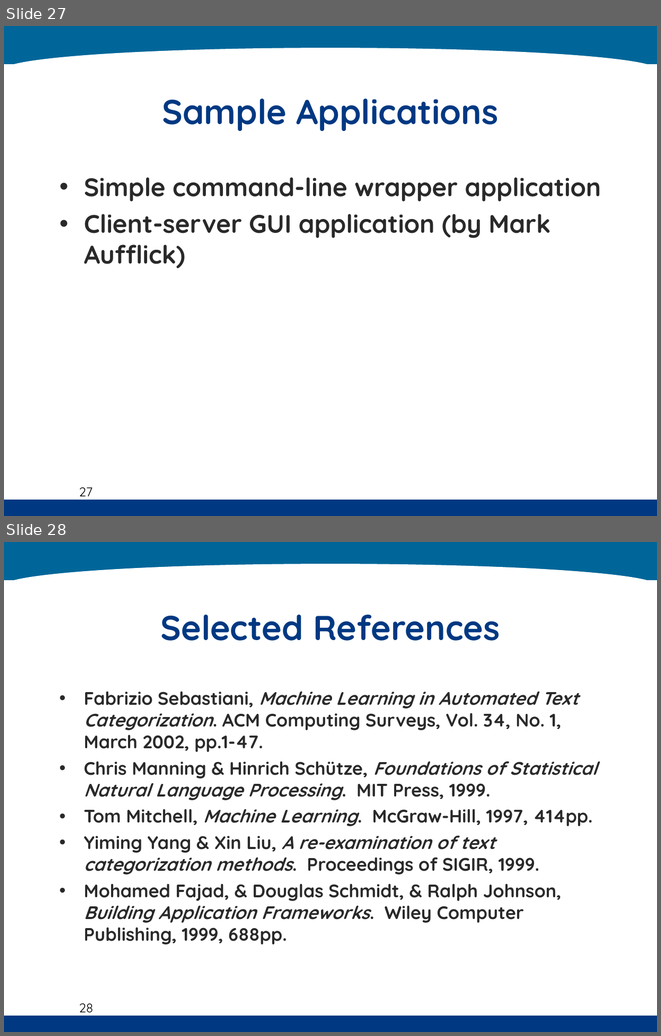
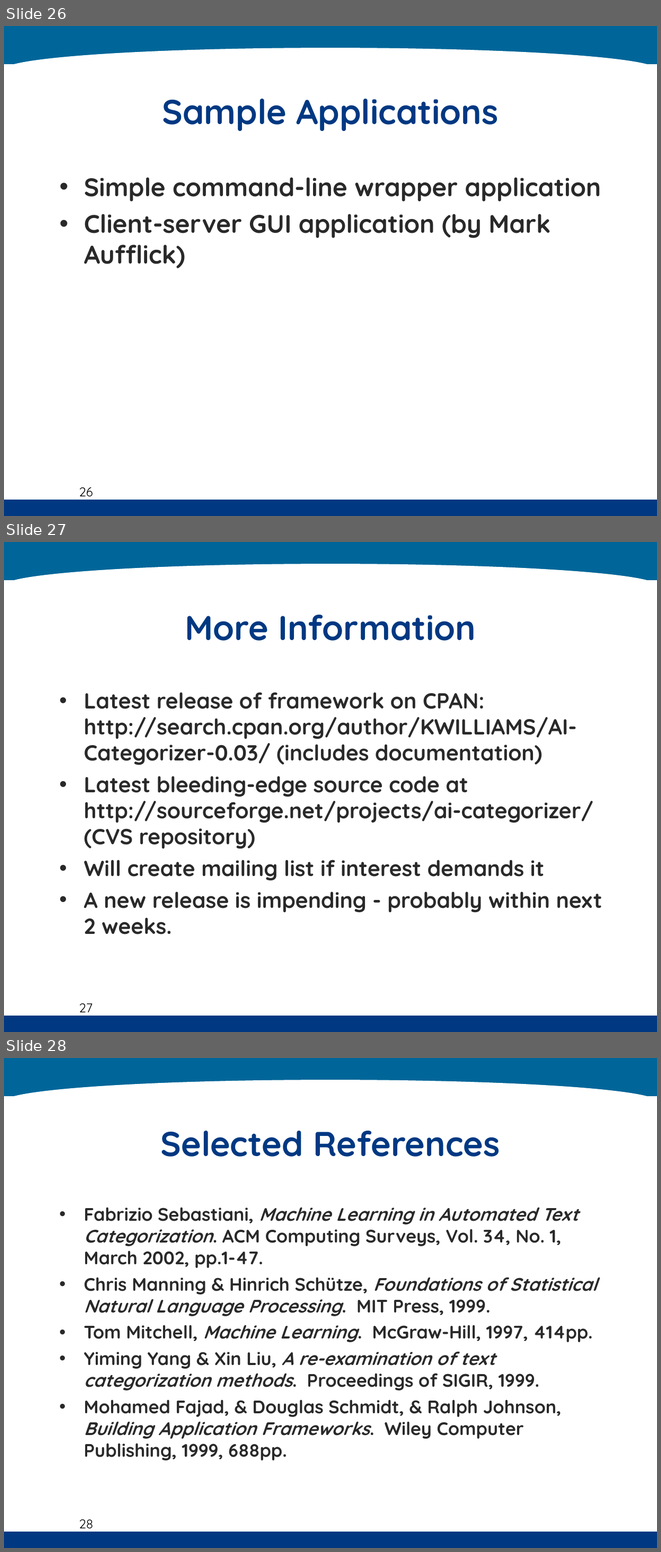
Before and after one commit to kenahoo/tcframe, a slide deck: doc/Thesis Seminar.ppt. Shown one above the other, each under a label of ours: slides 27 and 28 before the commit, slides 26, 27 and 28 after it. The pictures are 661x1036 and 661x1552 pixels, drawn with LibreOffice and Linux fonts; fonts in the diff are those of the drawing; background and template pictures are left out. Boxes give left, top, right and bottom in pixels: in the first picture for what was removed or moved away, otherwise in the second. Text is boxed around its words. In the diff, an @@ line names an element or a change of style, - is before the commit and + after.

```diff
--- a/doc/Thesis Seminar.ppt
+++ b/doc/Thesis Seminar.ppt
@@ slide 27 added at (4,542,657,1032), background #FFFFFF; not listed: 4 template elements that a slide beside it also shows @@
@@ title added at (185,615,476,641), 38 pt, text #003882, bold @@
+More Information
@@ text added at (84,692,602,934), 24 pt, text #292929, bold @@
+• Latest release of framework on CPAN: http://search.cpan.org/author/KWILLIAMS/AI-Categorizer-0.03/ (includes documentation)
+• Latest bleeding-edge source code at http://sourceforge.net/projects/ai-categorizer/ (CVS repository)
+• Will create mailing list if interest demands it
+• A new release is impending - probably within next 2 weeks.
@@ what was slide 27 is now slide 26 @@
@@ page number at (79,487,93,500): text changed @@
-27
+26
```
Also in this commit, not shown: 8 slides changed, 1 other slide added, 2 slides removed.
